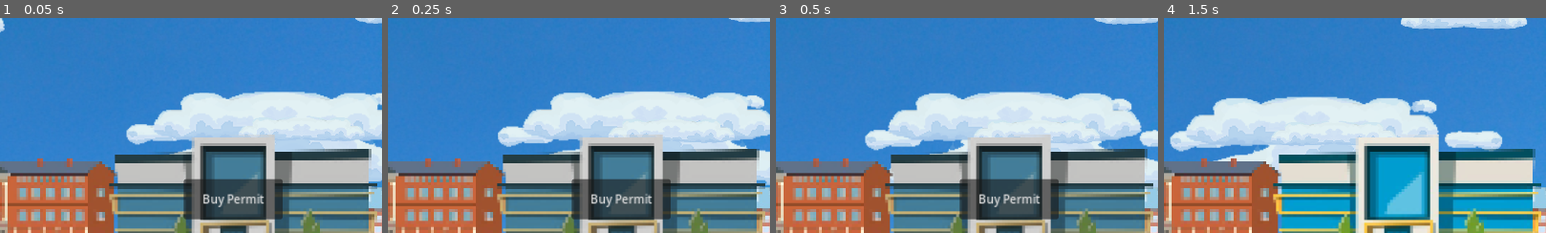
Above: before the commit, frames 1-4 (left to right).
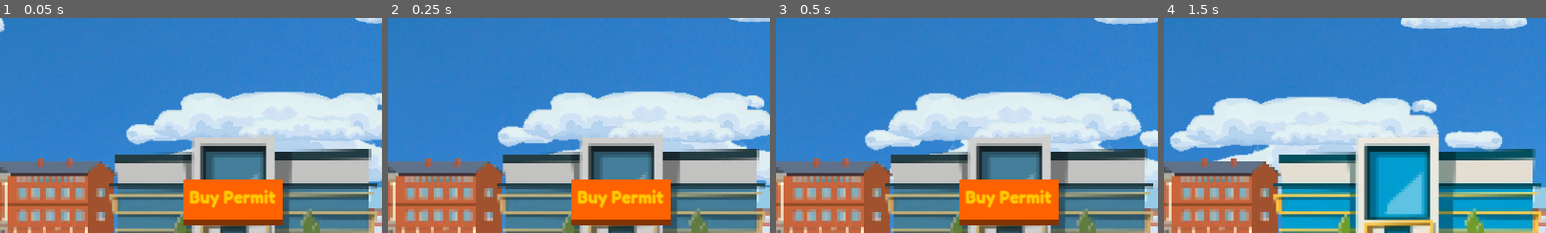
Above: after the commit, the same moments.

Repository: FrancyAmada/Streetfood-Vendor-Simulator
Game: Godot game, scene res://scenes/area_selection_menu/area_selection_menu.tscn
The game is run twice, just before and just after one commit, with the same random seed, the same clock (stepped at 60 frames per second) and the same inputs. This scene is started directly instead of the project's main scene.
Inputs:
- Up to frame 1 (0.05 s): no input
- Up to frame 2 (0.25 s): no input
- Up to frame 3 (0.5 s): no input
- Up to frame 4 (1.5 s): click "A high-traffic spot packed wi…" at 0.5 s; click "Buy Permit" at 1.25 s
The pictures show only the part of the screen within x 50-100%, y 23-73%; the shares and areas given below are measured in that part.

The runs differ from the first frame. In frame 1, 5.6% of the frame differs, in the area x 48-74%, y 74-97%; in frame 2, 5.6%; in frame 3, 5.6%; in frame 4, nothing differs.

Commit message:
small update.

Diff:
--- a/scenes/area_selection_menu/area_selection_menu.tscn
+++ b/scenes/area_selection_menu/area_selection_menu.tscn
@@ -20,6 +20,7 @@
 [ext_resource type="Texture2D" uid="uid://d2u6vq42dmxq8" path="res://assets/menu/area_selection/pressed/pressed_school.png" id="16_05070"]
 [ext_resource type="Texture2D" uid="uid://dn2qtm08neohy" path="res://assets/menu/area_selection/hover/hover_mall.png" id="17_rgne6"]
 [ext_resource type="Texture2D" uid="uid://cu5ul1a0yrroi" path="res://assets/menu/area_selection/pressed/pressed_mall.png" id="19_hrcyd"]
+[ext_resource type="Theme" uid="uid://c2lcebayb3f8q" path="res://assets/game_theme.tres" id="21_4q2xn"]
 [ext_resource type="Texture2D" uid="uid://d1msp017ckcd0" path="res://assets/menu/area_selection/disabled/disabled_mall.png" id="21_kabvl"]
 
 [sub_resource type="CanvasTexture" id="CanvasTexture_e1xh5"]
@@ -250,6 +251,7 @@
 offset_top = 70.0
 offset_right = 262.167
 offset_bottom = 126.0
+theme = ExtResource("21_4q2xn")
 text = "Buy Permit"
 
 [connection signal="pressed" from="Street" to="." method="_on_street_pressed"]
Not shown: 1 places in scenes/area_selection_menu/area_selection_menu.tscn that only renumber resources
